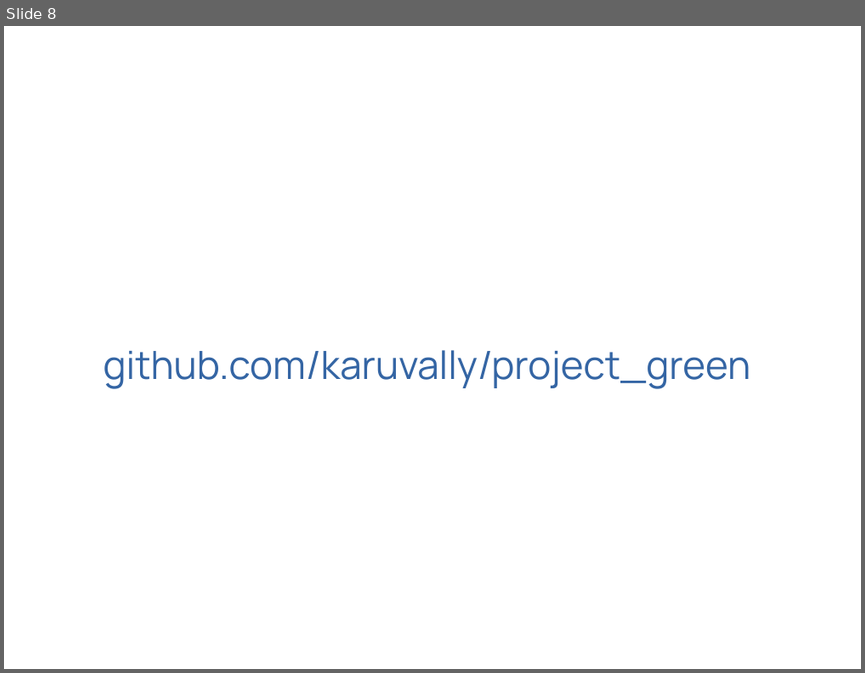
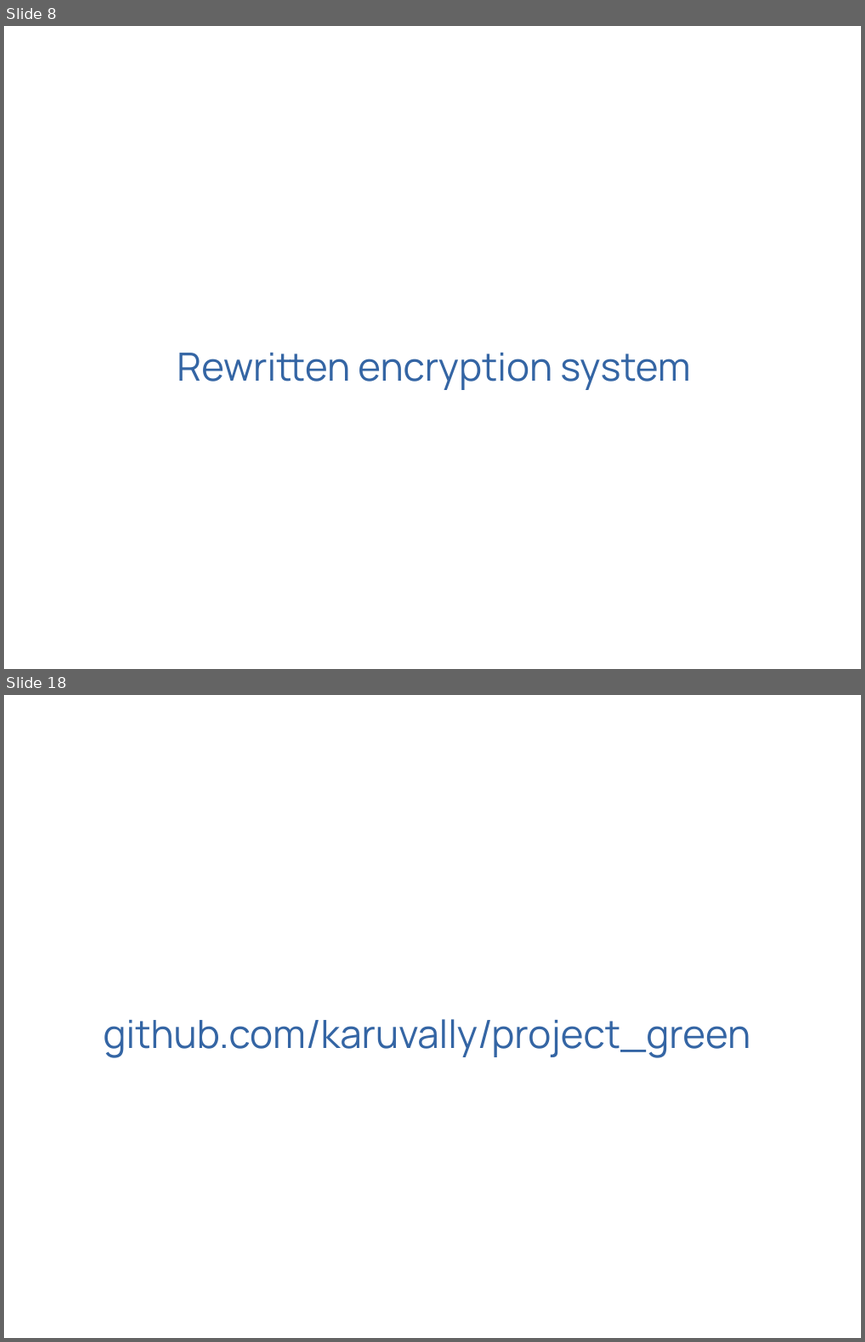
Before and after one commit to karuvally/project_green, a slide deck: docs/phase_ii/slides/review_iii.odp. Shown one above the other, each under a label of ours: slide 8 before the commit, slides 8 and 18 after it; the slides between them are not shown. The pictures are 865x673 and 865x1342 pixels, drawn with LibreOffice and Linux fonts; fonts in the diff are those of the drawing. Boxes give left, top, right and bottom in pixels: in the first picture for what was removed or moved away, otherwise in the second. Text is boxed around its words. In the diff, an @@ line names an element or a change of style, - is before the commit and + after.

```diff
--- a/docs/phase_ii/slides/review_iii.odp
+++ b/docs/phase_ii/slides/review_iii.odp
@@ slide 8 added at (4,26,861,669), background #FFFFFF @@
@@ text added at (177,352,690,390), 36 pt, text #3465A4 @@
+Rewritten encryption system
@@ what was slide 8 is now slide 18 @@
```
Also in this commit, not shown: 16 other slides added, 7 slides removed, 1 other file.
